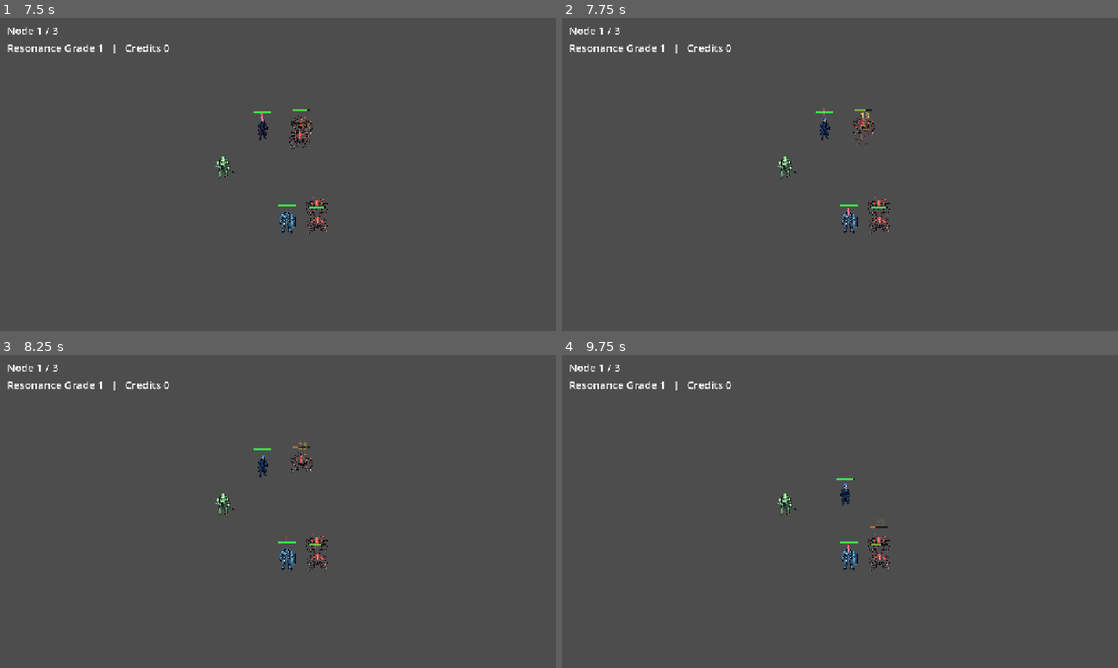
Above: before the commit, frames 1-4 (two rows, left to right).
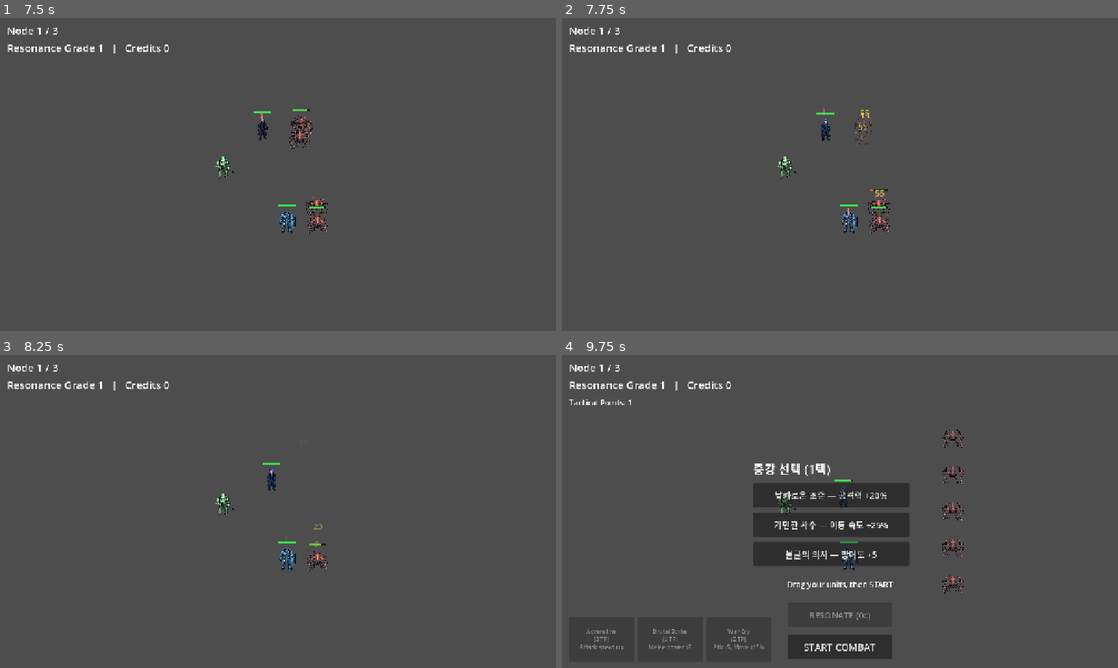
Above: after the commit, the same moments.

Repository: Hwari2929/PROTOCOL-ERRANTEs
Game: Godot game, scene res://scenes/main.tscn
The game is run twice, just before and just after one commit, with the same random seed, the same clock (stepped at 60 frames per second) and the same inputs.
Inputs (mouse positions are in pixels of both pictures, inside the frame that each line leads up to):
- Up to frame 1 (7.5 s): click "START COMBAT" at 0.5 s; click "START COMBAT" at 1.25 s; click "CONFIRM" at 2 s; click "Plating (1 TP) Armor +4" at 2.75 s; click "START COMBAT" at 3.5 s; move the mouse to (400, 158) at 4.27 s; click (400, 158) at 4.42 s; drag from (166, 190) to (250, 237) at 5.02 s; move the mouse to (333, 105) at 5.77 s; click (333, 105) at 5.92 s; drag from (250, 237) to (111, 127) at 6.52 s; move the mouse to (444, 221) at 7.27 s; click (444, 221) at 7.42 s
- Up to frame 2 (7.75 s): no input
- Up to frame 3 (8.25 s): drag from (111, 464) to (194, 433) at 8.02 s
- Up to frame 4 (9.75 s): move the mouse to (867, 511) at 8.77 s; click (867, 511) at 8.92 s; click (840, 614) at 9.5 s, where only the run after the commit has a clickable "RESONATE (12c)"

Frame 1 is identical in both runs. In frame 2, 0.3% of the frame differs, in the area x 45-59%, y 29-58%; in frame 3, 0.4%; in frame 4, 8.8%, in the area x 1-73%, y 14-98%.

Commit message:
feat(skills): distinct skill mechanics + skill_power scaling [opus]
- unit.skill_power multiplier on skill magnitude; reworked skills:
  nova (AoE), volley (3 nearest targets), fortify (armor + self-heal), rally, mend — all scale skill_power
- ClassData: skill_power_mult mod key; skill-themed inhesion tiers (suppressor/purifier) raise it
- verified: suppressor skill_power 1.0->1.44 via inhesion; run winnable, normal nodes snappier, boss still climax

Co-Authored-By: Claude Opus 4.8 <noreply@anthropic.com>

Diff:
--- a/scripts/battle/class_data.gd
+++ b/scripts/battle/class_data.gd
@@ -36,8 +36,8 @@
 		"base": {"attack_mult": 1.25, "attack_interval_mult": 0.95},
 		"subclasses": {
 			"suppressor": {"label": "제압자", "tiers": [
-				{"attack_mult": 1.20, "skill_cd_mult": 0.90},
-				{"attack_add": 6},
+				{"attack_mult": 1.20, "skill_cd_mult": 0.90, "skill_power_mult": 1.25},
+				{"attack_add": 6, "skill_power_mult": 1.15},
 				{"attack_mult": 1.20, "attack_range_add": 40.0},
 			]},
 			"tracker": {"label": "추적자", "tiers": [
@@ -89,8 +89,8 @@
 				{"skill_cd_mult": 0.85, "armor_add": 3},
 			]},
 			"purifier": {"label": "정화자", "tiers": [
-				{"attack_mult": 1.20},
-				{"attack_add": 4, "skill_cd_mult": 0.90},
+				{"attack_mult": 1.20, "skill_power_mult": 1.20},
+				{"attack_add": 4, "skill_cd_mult": 0.90, "skill_power_mult": 1.20},
 				{"attack_mult": 1.20, "max_hp_mult": 1.10},
 			]},
 		},
@@ -156,3 +156,5 @@
 		u.set("attack_range", float(u.get("attack_range")) + float(mods["attack_range_add"]))
 	if mods.has("skill_cd_mult"):
 		u.set("skill_cd", maxf(0.5, float(u.get("skill_cd")) * float(mods["skill_cd_mult"])))
+	if mods.has("skill_power_mult"):
+		u.set("skill_power", float(u.get("skill_power")) * float(mods["skill_power_mult"]))
--- a/scripts/battle/unit.gd
+++ b/scripts/battle/unit.gd
@@ -29,6 +29,7 @@
 
 var skill_cd: float = 0.0
 var skill_timer: float = 0.0
+var skill_power: float = 1.0       # multiplier on skill magnitude (inhesion/cards scale it)
 
 var _attack_timer: float = 0.0
 var _is_dragging: bool = false
@@ -163,16 +164,16 @@
 # ── Active skills (dispatched by class = sprite_id) ──
 func _use_skill() -> void:
 	match sprite_id:
-		"protagonist":
-			_skill_nova(int(round(float(attack) * 1.5)), 240.0)
-		"ranger":
-			_skill_volley(attack * 3)
-		"vanguard":
-			armor += 4
-		"commander":
-			_skill_rally(3)
-		"medic":
-			_skill_mend(int(round(float(max_hp) * 0.18)) + 10)
+		"protagonist":   # Nova — AoE burst to nearby enemies
+			_skill_nova(int(round(float(attack) * 1.6 * skill_power)), 250.0)
+		"ranger":        # Volley — burst on the 3 nearest enemies
+			_skill_volley(int(round(float(attack) * 2.2 * skill_power)), 3)
+		"vanguard":      # Fortify — gain armor + patch self up
+			_skill_fortify()
+		"commander":     # Rally — permanently raise allies' attack
+			_skill_rally(maxi(1, int(round(3.0 * skill_power))))
+		"medic":         # Mend — heal the lowest-HP ally
+			_skill_mend(int(round((float(max_hp) * 0.18 + 12.0) * skill_power)))
 	_skill_pulse()
 
 func _skill_nova(dmg: int, radius: float) -> void:
@@ -180,10 +181,23 @@
 		if global_position.distance_to(n.global_position) <= radius:
 			n.take_damage(dmg)
 
-func _skill_volley(dmg: int) -> void:
-	var t: Node2D = acquire_target()
-	if t != null:
-		t.take_damage(dmg)
+## Hit the `max_targets` nearest enemies.
+func _skill_volley(dmg: int, max_targets: int) -> void:
+	var enemies: Array = _units_on(false)
+	enemies.sort_custom(func(a, b): return global_position.distance_to(a.global_position) < global_position.distance_to(b.global_position))
+	var hit: int = 0
+	for n in enemies:
+		if hit >= max_targets:
+			break
+		n.take_damage(dmg)
+		hit += 1
+
+## Gain armor and patch up (frontline sustain).
+func _skill_fortify() -> void:
+	armor += 4
+	var healed: int = int(round(float(max_hp) * 0.10 * skill_power))
+	hp = mini(max_hp, hp + healed)
+	queue_redraw()
 
 func _skill_rally(amount: int) -> void:
 	for n in _units_on(true):
